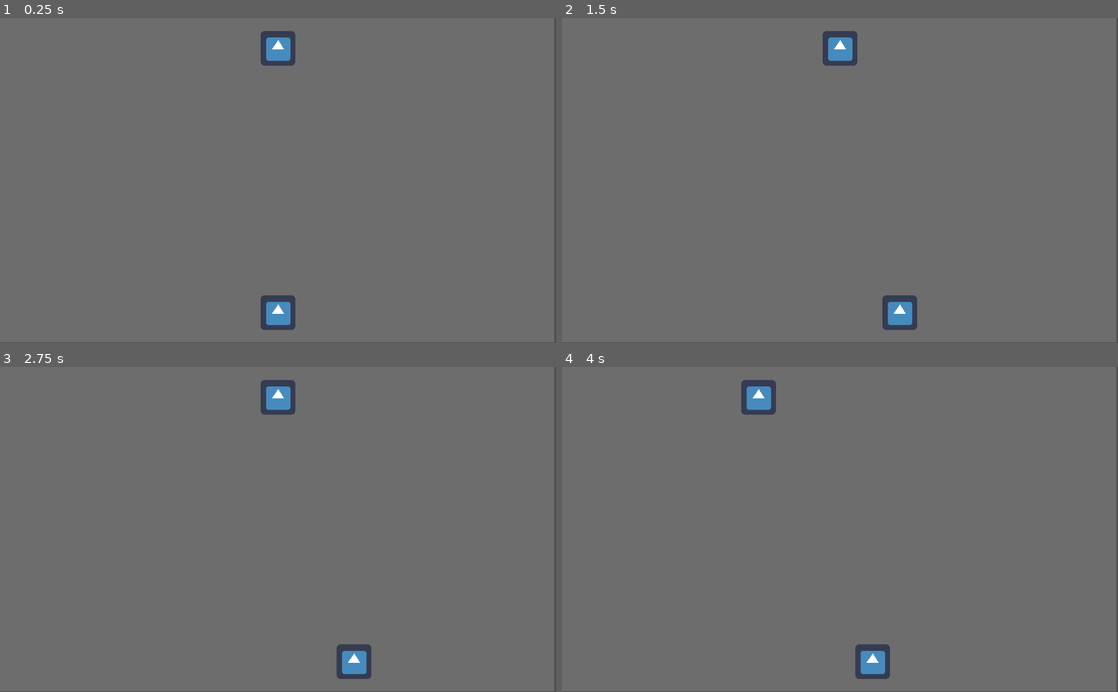
Above: before the commit, frames 1-4 (two rows, left to right).
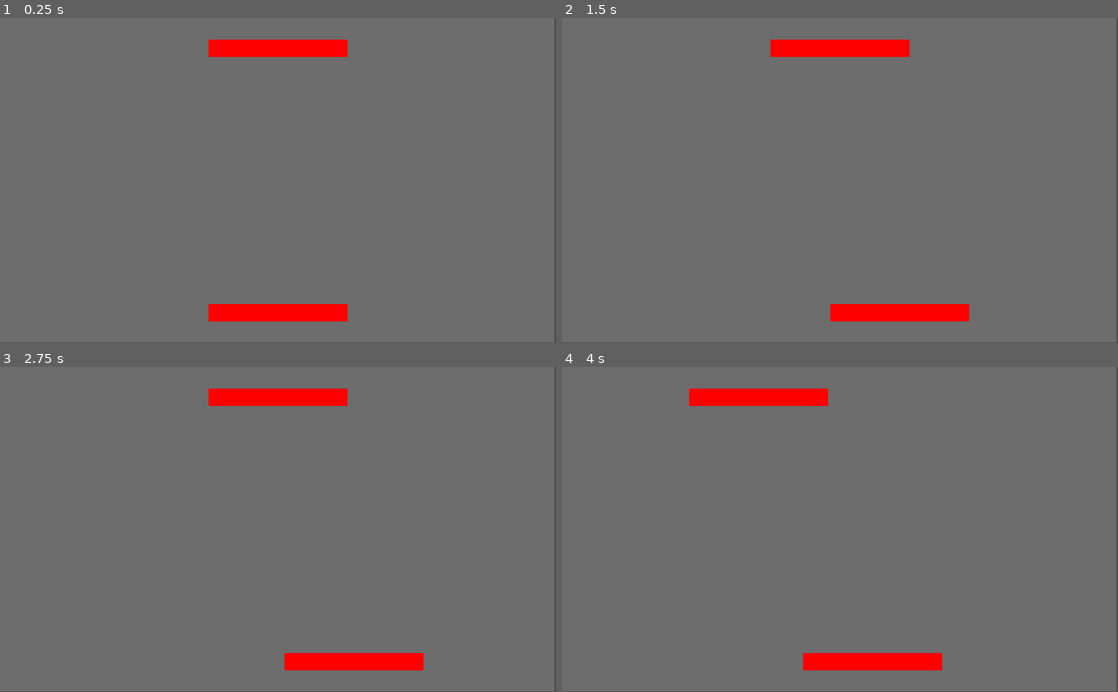
Above: after the commit, the same moments.

Repository: lswgamer/VOSES-Multiplayer
Game: Godot game, scene res://Scenes/Level.tscn
Two runs of this game, one before a commit and one after it. Both use one fixed random seed, a clock stepped at 60 frames per second and the inputs below. The engine's default icon, where the game draws it, is replaced by a stand-in: a white triangle on a blue panel in a dark square.
Inputs:
- Up to frame 1 (0.25 s): no input
- Up to frame 2 (1.5 s): tap Enter at 0.5 s; hold Right (lower_right) 0.53-1.28 s; hold Left (lower_left) from 1.28 s (still down)
- Up to frame 3 (2.75 s): release Left (lower_left) at 2.03 s; hold Right (lower_right) from 2.03 s (still down)
- Up to frame 4 (4 s): release Right (lower_right) at 2.78 s; hold A (upper_left) 2.78-3.53 s; hold Left (lower_left) from 3.53 s (still down)

The runs differ from the first frame. In frame 1, 3.3% of the frame differs, in the area x 37-63%, y 4-96%; in frame 2, 3.3%; in frame 3, 3.3%, in the area x 37-77%, y 4-96%; in frame 4, 3.3%.

Commit message:
Add Basic Assets and Adjust Bar Collision

Diff:
--- a/Breakout/Scenes/Bar.tscn
+++ b/Breakout/Scenes/Bar.tscn
@@ -1,9 +1,10 @@
 [gd_scene load_steps=4 format=2]
 
 [ext_resource path="res://Scripts/Bar.gd" type="Script" id=1]
-[ext_resource path="res://Assets/icon.png" type="Texture" id=2]
+[ext_resource path="res://Assets/bar.png" type="Texture" id=2]
 
 [sub_resource type="RectangleShape2D" id=1]
+extents = Vector2( 127.5, 15.75 )
 
 [node name="Bar" type="Area2D"]
 script = ExtResource( 1 )
Binary file added: Breakout/Assets/ball.png
Binary file added: Breakout/Assets/bar.png
Not shown, added: Breakout/Assets/bar.png.import
Binary file added: Breakout/Assets/block.png
Not shown, added: Breakout/Assets/block.png.import
